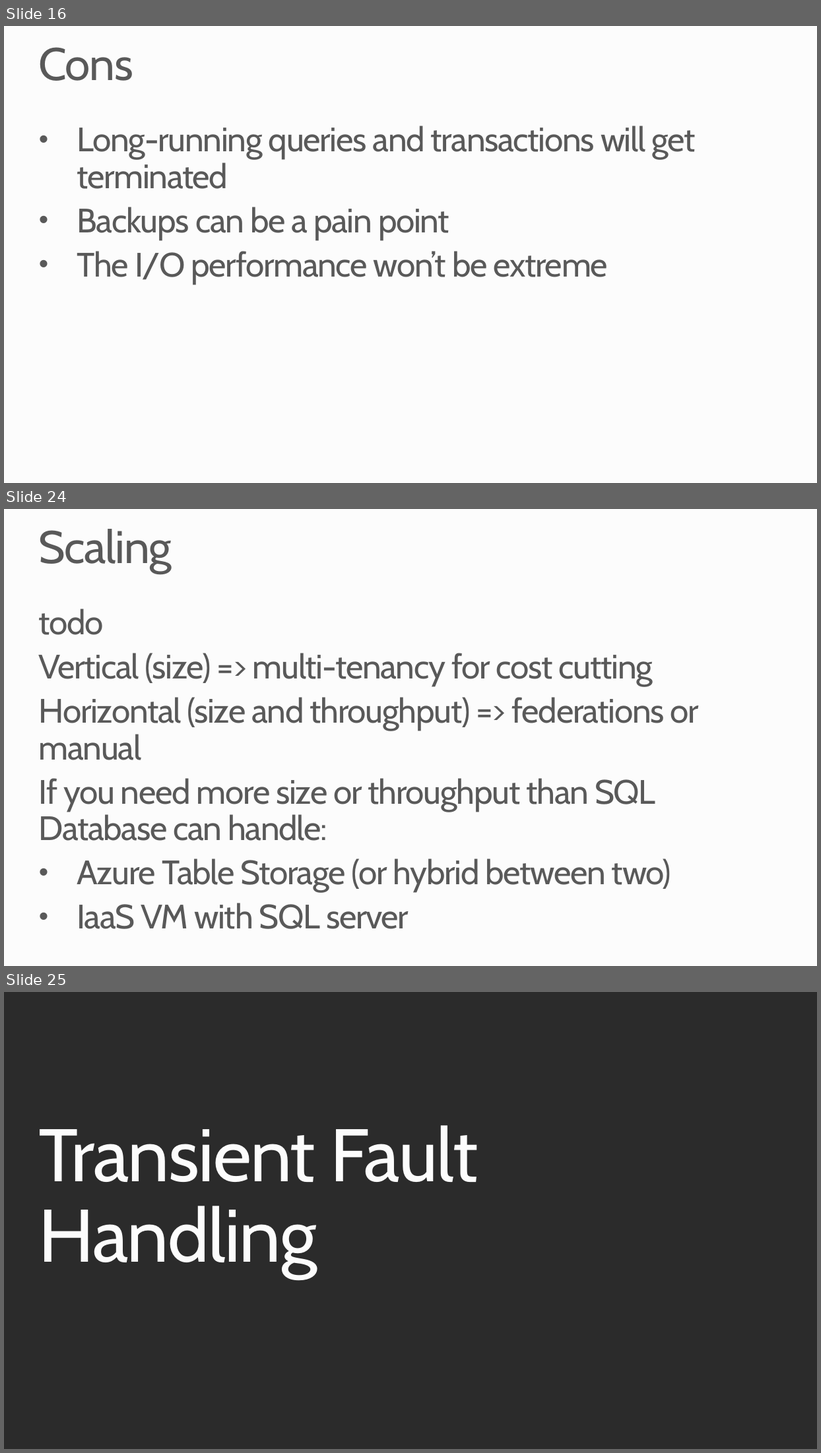
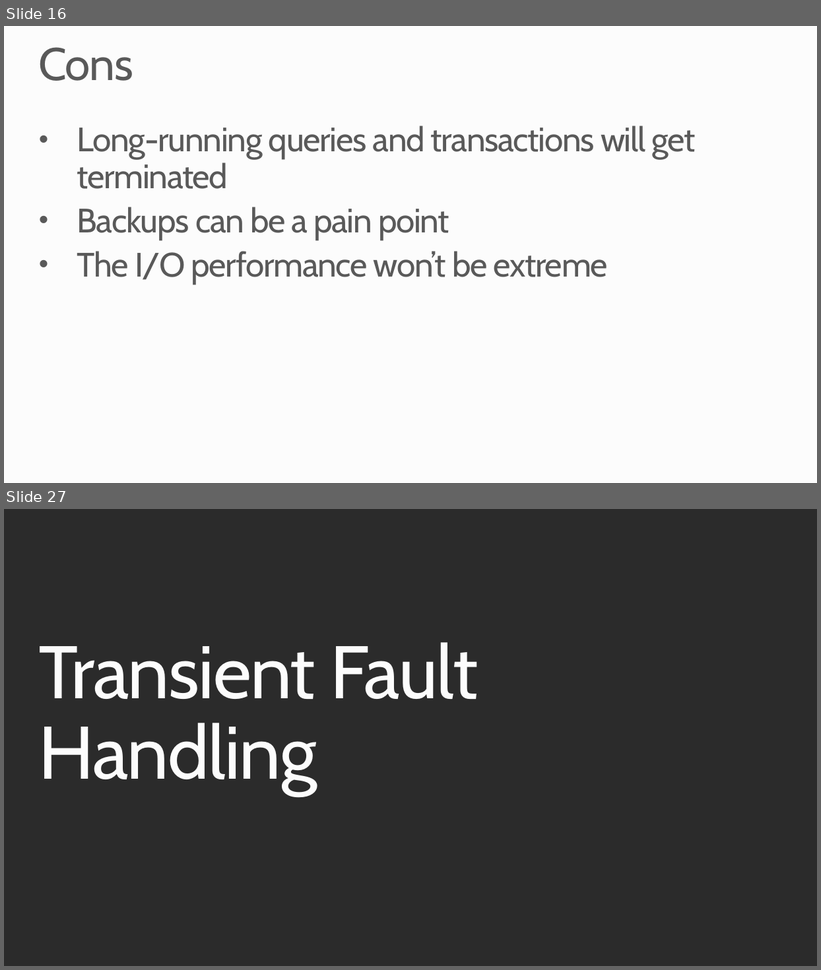
Before and after one commit to robdmoore/SQLAzureTransientDemo, a slide deck: Presentation.pptx. Shown one above the other, each under a label of ours: slides 16, 24 and 25 before the commit, slides 16 and 27 after it; the slides between them are not shown. The pictures are 821x1453 and 821x970 pixels, drawn with LibreOffice and Linux fonts; fonts in the diff are those of the drawing; background and template pictures are left out; a plain dark background stands for a picture behind light text. Boxes give left, top, right and bottom in pixels: in the first picture for what was removed or moved away, otherwise in the second. Text is boxed around its words. In the diff, an @@ line names an element or a change of style, - is before the commit and + after.

```diff
--- a/Presentation.pptx
+++ b/Presentation.pptx
@@ slide 24 removed at [4,509,817,966], background #FCFCFC @@
@@ title removed at [38,529,172,574] @@
-Scaling
@@ text removed at [39,609,699,929] @@
-todo
-Vertical (size) => multi-tenancy for cost cutting
-Horizontal (size and throughput) => federations or manual
-If you need more size or throughput than SQL Database can handle:
-• Azure Table Storage (or hybrid between two)
-• IaaS VM with SQL server
@@ what was slide 25 is now slide 27 @@
```
Also in this commit, not shown: 9 slides changed, 15 slides added, 10 other slides removed.
